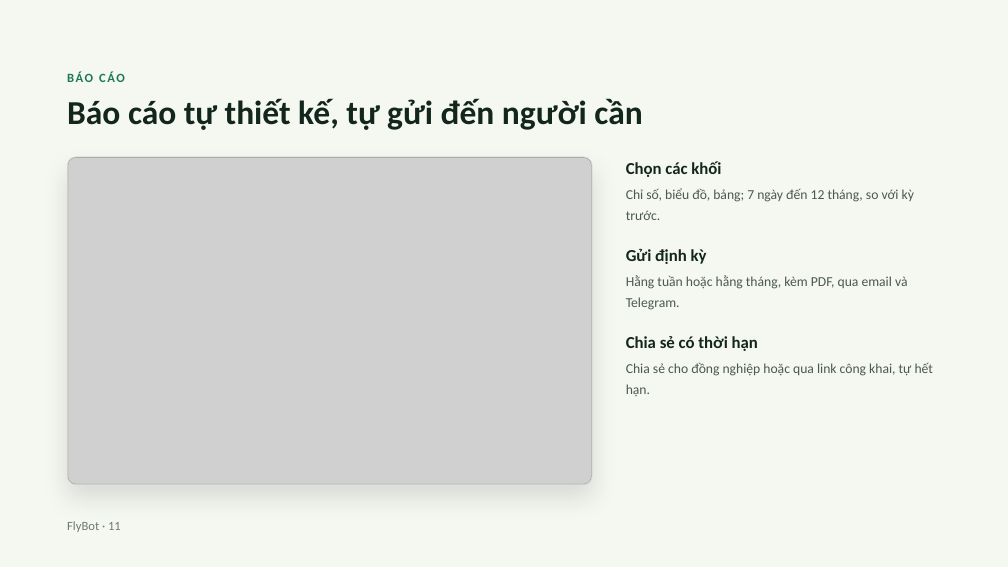
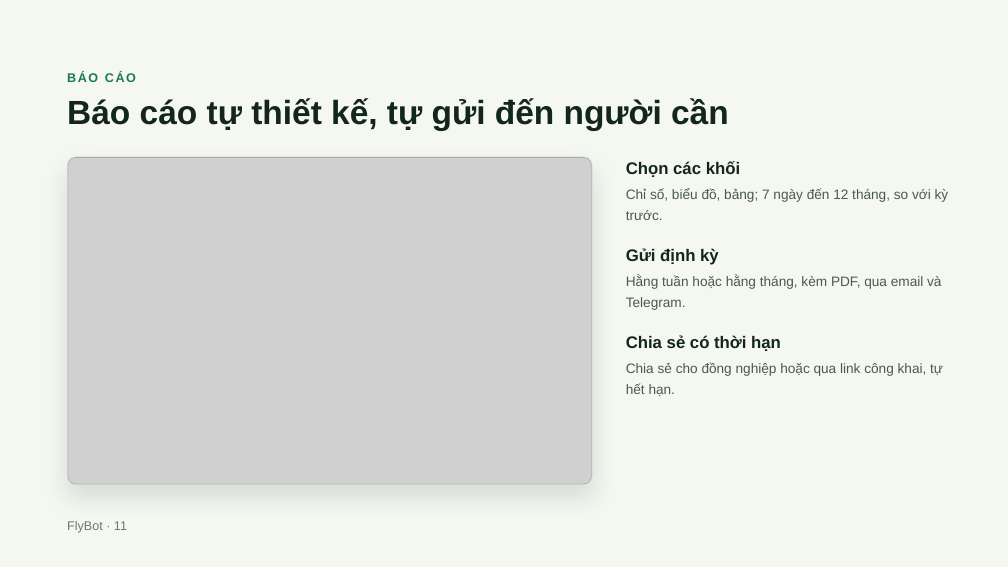
Before and after one commit to agrhub/flybot, a slide deck: slide 11 of FlyBot – Giới thiệu ứng dụng (link).pptx. Drawn at 1008x567 pixels with LibreOffice and Linux fonts; fonts in the diff are those of the drawing; grey boxes stand for pictures. Boxes give left, top, right and bottom in pixels: in the first picture for what was removed or moved away, otherwise in the second. Text is boxed around its words. In the diff, an @@ line names an element or a change of style, - is before the commit and + after.

```diff
--- a/FlyBot – Giới thiệu ứng dụng (link).pptx
+++ b/FlyBot – Giới thiệu ứng dụng (link).pptx
@@ font Calibri to Arial in 9 elements at (67, 72, 136, 82), (67, 98, 729, 131), (626, 161, 740, 177), (626, 188, 949, 220), (626, 248, 719, 265), (626, 275, 941, 310), (626, 335, 781, 351), (626, 363, 943, 396), (67, 521, 127, 533) @@
```
Also in this commit, not shown: 15 other slides changed, 3 other files.
